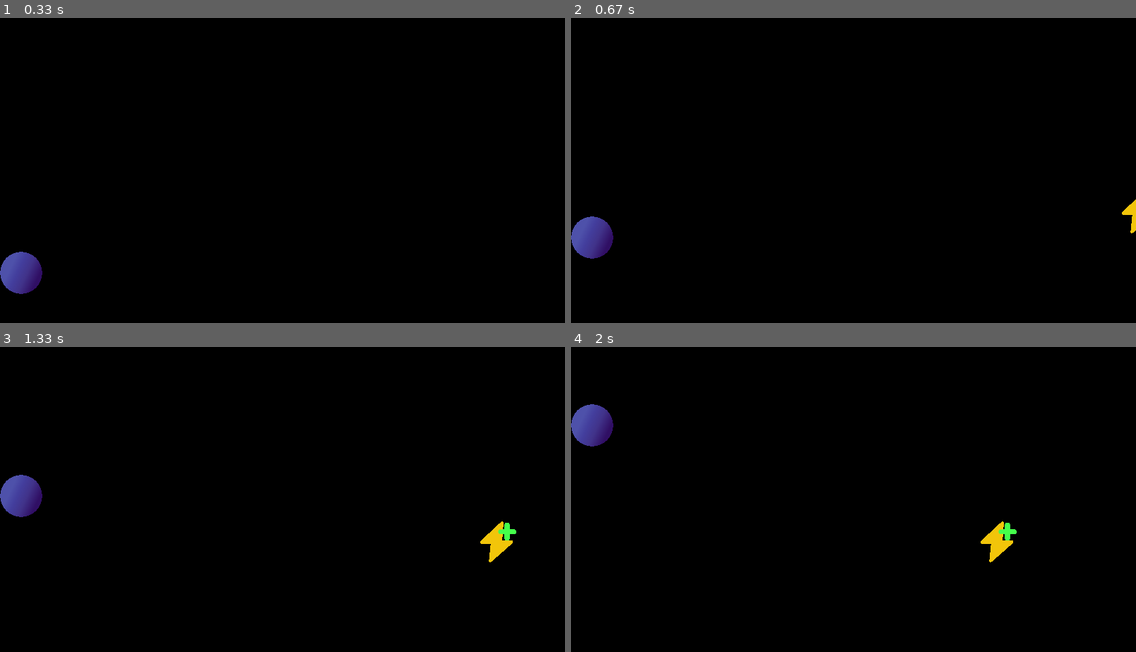
Above: before the commit, frames 1-4 (two rows, left to right).
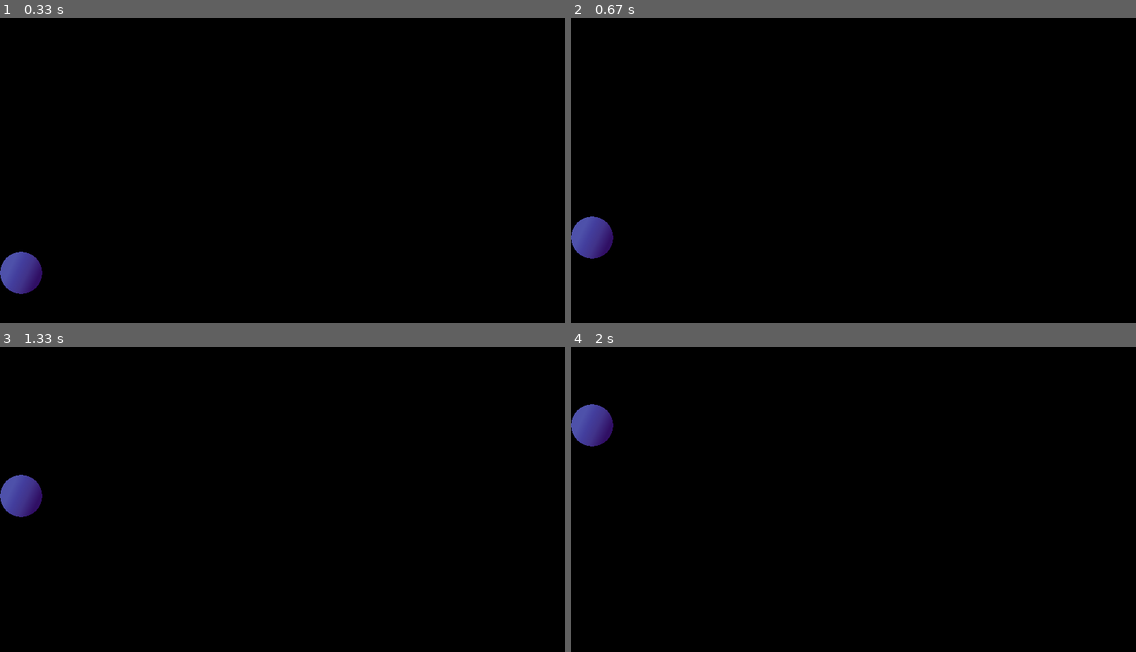
Above: after the commit, the same moments.

Repository: JulianH99/pygame2017
Game: pygame game, started from powerups/main.py
Two runs of this game, one before a commit and one after it. Both use one fixed random seed, a clock stepped at 60 frames per second and the inputs below. The source before the commit is Python 2; it was converted automatically to run under Python 3.
Inputs:
- Up to frame 1 (0.33 s): no input
- Up to frame 2 (0.67 s): no input
- Up to frame 3 (1.33 s): no input
- Up to frame 4 (2 s): no input

Frame 1 is identical in both runs. In frame 2, 0.1% of the frame differs, in the area x 97-100%, y 59-71%; in frame 3, 0.4%, in the area x 85-92%, y 57-71%; in frame 4, 0.4%.

Commit message:
PowerUps generandose aleatoriamente. Se añadio una clase generadora de powerups para facilitar el proceso :fire: Posdata: pinche motos me toco cambiar mas lineas a mi

Diff:
--- /dev/null
+++ b/powerups/classes/Powerup_generator.py
@@ -0,0 +1,28 @@
+# definicion de la clase powerup generator
+
+from powerups.classes.effects import *
+from powerups.classes.powerup import PowerUp
+import random
+
+POWERUP_INTERVAL = 7 * 1000  # intervalo en milisegundos
+
+
+class PowerupGenerator:
+
+    def __init__(self, scr_width, scr_heigth):
+        self.effects_list = [MoreScorePointsEffect,
+                             MoreLifeEffect,
+                             LessScorePointsEffect,
+                             LessLifeEffect,
+                             MoreSpeedEffect,
+                             LessSpeedEffect]
+        self.scr_width = scr_width + 100
+        self.scr_heigth = scr_heigth - 100
+
+    def generate(self):
+
+        pos_x = self.scr_width
+        pos_y = random.randint(20, self.scr_heigth)
+
+        power_up = PowerUp(random.choice(self.effects_list)(), (pos_x, pos_y))
+        return power_up
--- a/powerups/classes/effects.py
+++ b/powerups/classes/effects.py
@@ -1,6 +1,9 @@
 #!usr/bin/env python
 
 from abc import ABCMeta, abstractmethod
+
+IMAGES_PATH = "./img/"
+
 
 # definicion de la clase Effect
 class Effect:
@@ -10,6 +13,7 @@
         definicion
     """
     __metaclass__ = ABCMeta
+    image = ""
 
     @abstractmethod
     def apply_over(self, ball):
@@ -46,6 +50,7 @@
         :return:
         """
         pass
+
 # fin clase ReduceOrAddEffect
 
 
@@ -54,6 +59,8 @@
     """
         Representa el efecto encargado de sumar puntos de vida a la pelota
     """
+    image = IMAGES_PATH + "morelife.png"
+
     def apply_over(self, ball):
         # si existe el atributo 'life_points' en la calse bola...
         if hasattr(ball, 'life_points'):
@@ -71,6 +78,9 @@
     """
         Representa el efecto encargado de restar puntos de vida a la pelota
     """
+
+    image = IMAGES_PATH + "lesslife.png"
+
     def apply_over(self, ball):
         if hasattr(ball, 'life_points'):
             ball.life_points -= self.proportion
@@ -83,6 +93,9 @@
     """
         Representa la case encargada de sumar valor al puntaje de la bola
     """
+
+    image = IMAGES_PATH + "morescore.png"
+
     def apply_over(self, ball):
         if hasattr(ball, 'score'):
             ball.score += self.proportion
@@ -97,6 +110,9 @@
     """
         Representa la clase encargada de restar valor al puntaje de la bola
     """
+
+    image = IMAGES_PATH + "lessscore.png"
+
     def apply_over(self, ball):
         if hasattr(ball, 'score'):
             ball.score -= self.proportion
@@ -104,3 +120,42 @@
             raise AttributeError("La bola no tiene puntaje we u.u")
 
 # fin clase LessScorePointsEffect
+
+
+# definicion clase MoreSpeedEffect
+class MoreSpeedEffect(ReduceOrAddEffect):
+    """
+        Clase encargada de aumentar el valor de la velocidad en la pelota
+    """
+
+    image = IMAGES_PATH + "morespeed.png"
+
+    def __init__(self, proportion=3):
+        super().__init__(proportion)
+
+    def apply_over(self, ball):
+        if hasattr(ball, 'speed'):
+            ball.speed += self.proportion
+        else:
+            raise AttributeError("La bola no tiene atributo velocidad")
+
+# fin clase MoreSpeedEffect
+
+
+# definicion clase LessSpeedEffect
+class LessSpeedEffect(ReduceOrAddEffect):
+    """
+        clase encargada de reducir el valor de la velocidad de la bola
+    """
+
+    image = IMAGES_PATH + "lessspeed.png"
+
+    def __init__(self, proportion=3):
+        super().__init__(proportion)
+
+    def apply_over(self, ball):
+        if hasattr(ball, 'speed'):
+
+            ball.speed -= self.proportion
+        else:
+            raise AttributeError("La bola no tiene atributo velocidad")
--- a/powerups/classes/powerup.py
+++ b/powerups/classes/powerup.py
@@ -8,7 +8,7 @@
 
     x_speed = -5
 
-    def __init__(self, image, effect, limits):
+    def __init__(self, effect, limits):
         """
             picture(string) : ruta de la imagen del powerUp
             type(obj) : tipo del powerUp
@@ -16,15 +16,14 @@
 
         self.effect = effect
         pygame.sprite.Sprite.__init__(self)
-        self.y_limit = limits[1] - 200
-        self.x_limit = limits[0] + 100
+        self.y_limit = limits[1] - 100
+        self.x_limit = limits[0]
 
-        self.image = pygame.image.load(image).convert()
+        self.image = pygame.image.load(effect.image).convert()
         self.image.set_colorkey((255, 255, 255))
         self.rect = self.image.get_rect()
         self.rect.center = (self.x_limit, self.y_limit)
 
-        print "Hello from the powerup"
 
     def execute(self, ball):
         """
--- a/powerups/main.py
+++ b/powerups/main.py
@@ -1,13 +1,23 @@
 import pygame
+from pygame.locals import *
+from powerups.classes.Powerup_generator import PowerupGenerator, POWERUP_INTERVAL
 
-
-from classes.ball import Ball
-from classes.powerup import PowerUp
-from classes.effects import MoreLifeEffect, MoreScorePointsEffect
+from powerups.classes.ball import Ball
+from powerups.classes.powerup import PowerUp
+from powerups.classes.effects import MoreScorePointsEffect
 
 # dimensiones de la ventana
 WIDTH = 800
 HEIGHT = 500
+
+# evento para agregar un power_up a la pantalla cada x segundos
+PUEVENT = pygame.USEREVENT + 1
+
+pygame.time.set_timer(PUEVENT, POWERUP_INTERVAL)
+
+# creacion del generador del powerup
+
+powerup_generator = PowerupGenerator(WIDTH, HEIGHT)
 
 # inicializar pygame
 pygame.init()
@@ -21,12 +31,11 @@
 
 # creacion de Sprites
 ball = Ball(HEIGHT - 50)
-power_up = PowerUp("./img/morescore.png", MoreScorePointsEffect(), (WIDTH, HEIGHT))
+power_up = None
 
 # grupo de sprites
 sprite_group = pygame.sprite.Group()
 sprite_group.add(ball)
-sprite_group.add(power_up)
 
 clock = pygame.time.Clock()
 
@@ -38,14 +47,21 @@
         for event in pygame.event.get():
             if event.type == pygame.QUIT:
                 running = False
+            if event.type == PUEVENT:
+                global power_up
+                power_up = powerup_generator.generate()
+                sprite_group.add(power_up)
 
         # update sprites
         sprite_group.update()
 
-        if ball.rect.colliderect(power_up.rect):
-            power_up.execute(ball)
-            power_up.disappear()
-            print "Puntos de vida aumentados: {0}".format(ball.life_points)
+        # pygame.set_interval(show_powerup, POWERUP_INTERVAL)
+        if power_up is not None:
+            if ball.rect.colliderect(power_up.rect):
+                power_up.execute(ball)
+                power_up.disappear()
+                sprite_group.remove(power_up)
+                print("Puntos de vida aumentados: {0}".format(ball.life_points))
 
         screen.fill((0, 0, 0))
 
@@ -54,5 +70,7 @@
         pygame.display.flip()
 
 
+
+
 if __name__ == '__main__':
     main()
